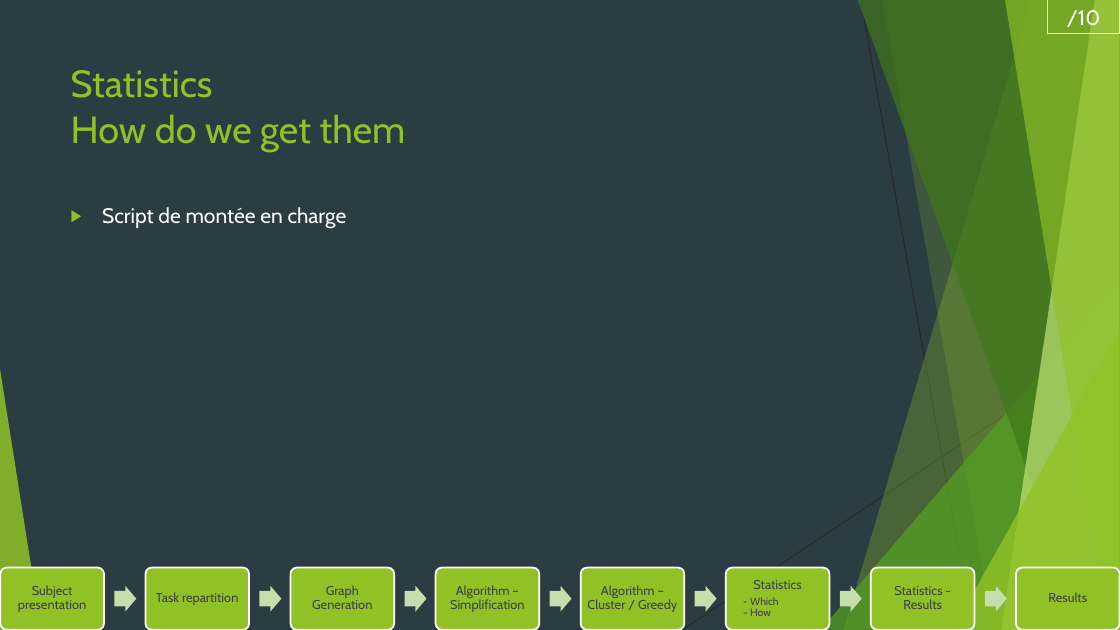
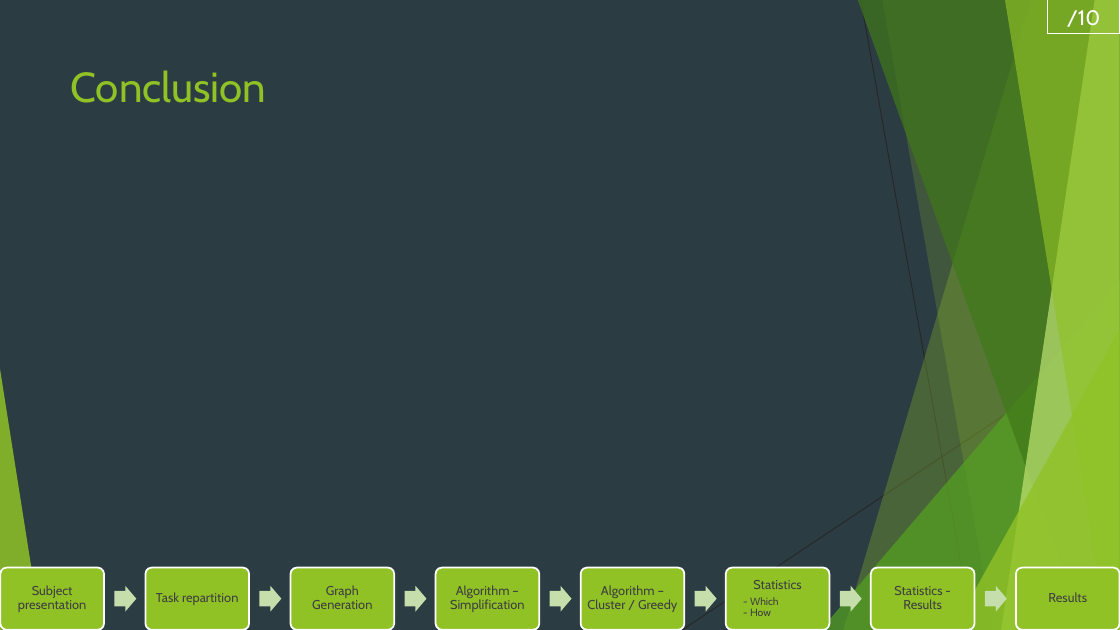
Before and after one commit to RobinMaisano/ProjetData, a slide deck: slide 14 of DATA PROJECT.pptx (slide 7 before the commit). Drawn at 1120x630 pixels with LibreOffice and Linux fonts; fonts in the diff are those of the drawing. Boxes give left, top, right and bottom in pixels: in the first picture for what was removed or moved away, otherwise in the second. Text is boxed around its words. In the diff, an @@ line names an element or a change of style, - is before the commit and + after.

Commit message:
Updated PPT

```diff
--- a/DATA PROJECT.pptx
+++ b/DATA PROJECT.pptx
@@ title at (71,70,267,103): text changed; size 32.4 to 36 pt @@
-Statistics
-How do we get them
+Conclusion
@@ text removed at (102,207,347,229) @@
-▶ Script de montée en charge
```
Also in this commit, not shown: 6 slides added.
